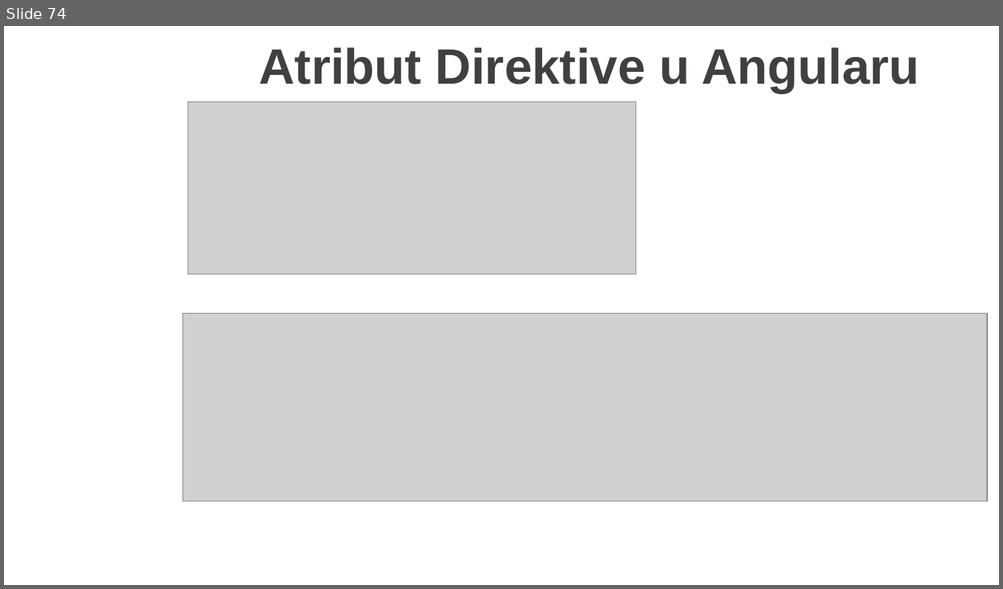
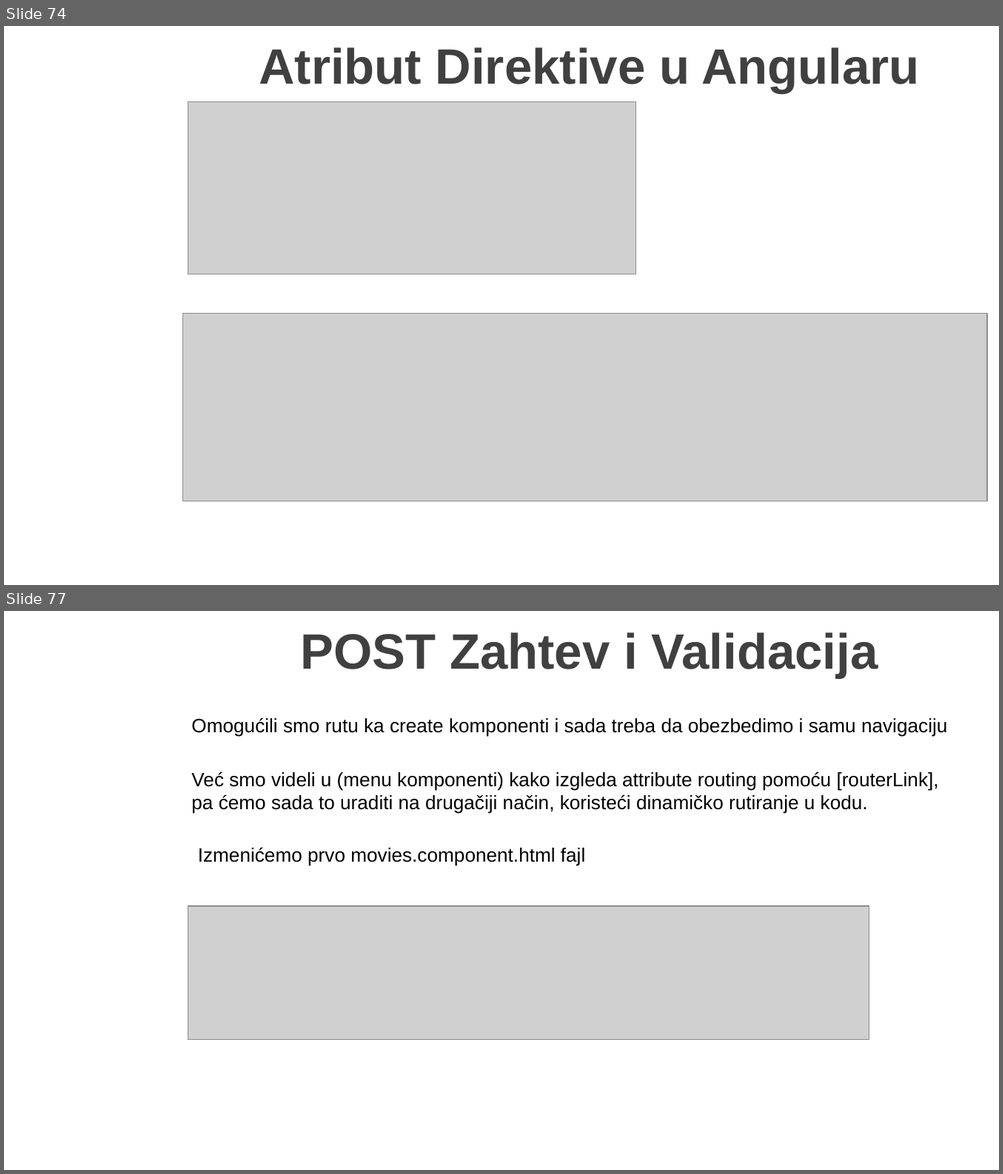
Before and after one commit to MarinkoSpasojevic/predavanje-netcore-angular, a slide deck: .NET Core i Angular Web Dev.pptx. Shown one above the other, each under a label of ours: slide 74 before the commit, slides 74 and 77 after it; the slides between them are not shown. The pictures are 1003x589 and 1003x1174 pixels, drawn with LibreOffice and Linux fonts; fonts in the diff are those of the drawing; grey boxes stand for pictures; background and template pictures are left out. Boxes give left, top, right and bottom in pixels: in the first picture for what was removed or moved away, otherwise in the second. Text is boxed around its words. In the diff, an @@ line names an element or a change of style, - is before the commit and + after.

```diff
--- a/.NET Core i Angular Web Dev.pptx
+++ b/.NET Core i Angular Web Dev.pptx
@@ slide 77 added at (4, 611, 999, 1170), background picture (left out) @@
@@ title added at (301, 632, 877, 678), 36 pt, text #404040, bold @@
+POST Zahtev i Validacija
@@ text added at (191, 718, 947, 737), 14 pt, text #000000 @@
+Omogućili smo rutu ka create komponenti i sada treba da obezbedimo i samu navigaciju
@@ text added at (191, 772, 939, 814), 14 pt, text #000000 @@
+Već smo videli u (menu komponenti) kako izgleda attribute routing pomoću [routerLink], pa ćemo sada to uraditi na drugačiji način, koristeći dinamičko rutiranje u kodu.
@@ text added at (198, 847, 585, 866), 14 pt, text #000000 @@
+Izmenićemo prvo movies.component.html fajl
@@ picture added at (188, 906, 868, 1039) @@
```
Also in this commit, not shown: 13 other slides added, 11 other files.
